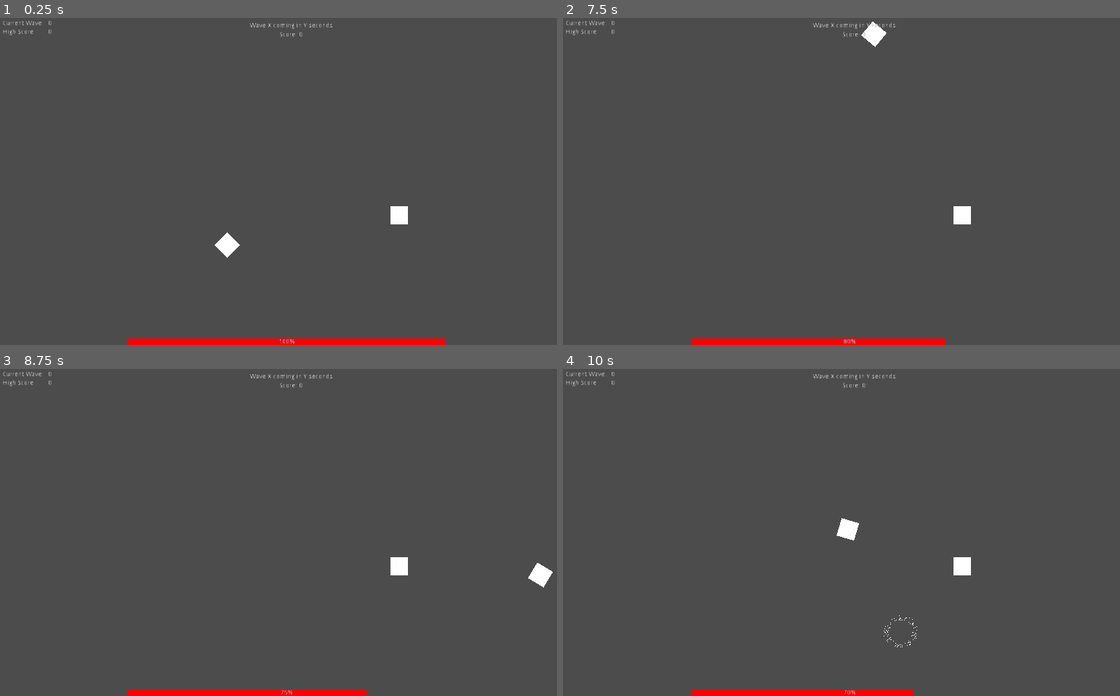
Above: before the commit, frames 1-4 (two rows, left to right).
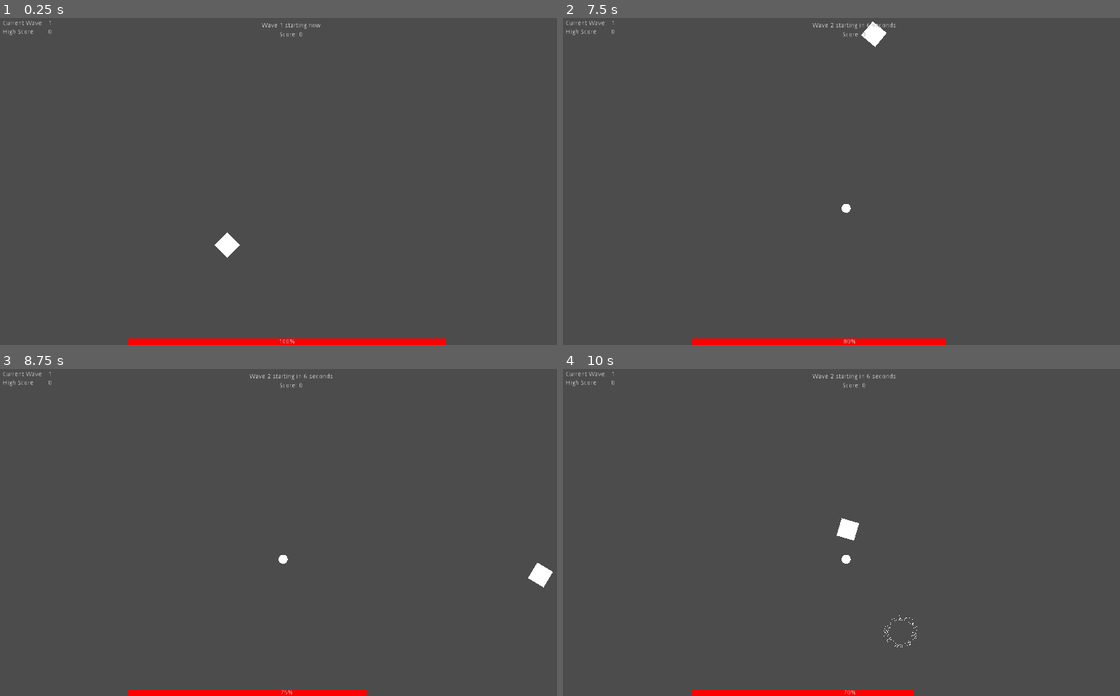
Above: after the commit, the same moments.

Repository: Noviv/BismarkUnchained
Game: Godot game, scene res://scenes/Main/Main.tscn
Two runs of this game, one before a commit and one after it. Both use one fixed random seed, a clock stepped at 60 frames per second and the inputs below. This scene is started directly instead of the project's main scene.
Inputs (mouse positions are in pixels of both pictures, inside the frame that each line leads up to):
- Up to frame 1 (0.25 s): no input
- Up to frame 2 (7.5 s): tap Enter at 0.5, 2 s; move the mouse to (980, 165) at 0.52 s; press the mouse at (980, 165) at 0.53 s; hold D (player_right) 0.53-1.28 s; tap Space at 1.25 s; move the mouse to (735, 197) at 1.27 s; release the mouse at (735, 197) at 1.28 s; hold S (player_down) 1.28-2.03 s; click (735, 197) at 1.35 s; move the mouse to (913, 109) at 2.02 s; press the mouse at (913, 109) at 2.03 s; hold D (player_right) 2.03-2.78 s; move the mouse to (824, 246) at 2.77 s; release the mouse at (824, 246) at 2.78 s; hold W (player_up) 2.78-3.53 s; click (824, 246) at 2.85 s; move the mouse to (1030, 230) at 3.52 s; press the mouse at (1030, 230) at 3.53 s; hold A (player_left) 3.53-5.03 s; move the mouse to (679, 132) at 4.27 s; release the mouse at (679, 132) at 4.28 s; click (679, 132) at 4.35 s; move the mouse to (880, 181) at 5.02 s; press the mouse at (880, 181) at 5.03 s; hold S (player_down) 5.03-5.78 s; move the mouse to (769, 99) at 5.77 s; release the mouse at (769, 99) at 5.78 s; hold D (player_right) 5.78-6.53 s; click (769, 99) at 5.85 s; move the mouse to (980, 165) at 6.52 s; press the mouse at (980, 165) at 6.53 s; hold W (player_up) 6.53-7.28 s; move the mouse to (735, 197) at 7.27 s; release the mouse at (735, 197) at 7.28 s; hold D (player_right) from 7.28 s (still down); click (735, 197) at 7.35 s
- Up to frame 3 (8.75 s): move the mouse to (350, 460) at 8.02 s; release D (player_right) at 8.03 s; press the mouse at (350, 460) at 8.03 s; hold S (player_down) from 8.03 s (still down)
- Up to frame 4 (10 s): move the mouse to (824, 597) at 8.77 s; release S (player_down) at 8.78 s; release the mouse at (824, 597) at 8.78 s; hold A (player_left) 8.78-9.53 s; click (824, 597) at 8.85 s; move the mouse to (1030, 581) at 9.52 s; press the mouse at (1030, 581) at 9.53 s; hold W (player_up) from 9.53 s (still down)

The runs differ from the first frame. In frame 1, 0.3% of the frame differs, in the area x 8-74%, y 0-64%; in frame 2, 0.3%; in frame 3, 0.3%; in frame 4, 0.3%.
Error before the commit: Parse Error: Parse error: Spaces used before tabs on a line (res://scenes/Enemy/Enemy.gd:24)

Commit message:
Add wave spawner using enemy scene (#32)

Diff:
--- a/BismarkUnchained/scenes/Enemy/Enemy.gd
+++ b/BismarkUnchained/scenes/Enemy/Enemy.gd
@@ -21,9 +21,9 @@
 	var collision = move_and_collide(dir * time_scale)
 	var aim_speed = deg2rad(1)*3.2
 	if get_angle_to(player_pos) > 0:
-    	rotation += aim_speed * time_scale
+		rotation += aim_speed * time_scale
 	elif get_angle_to(player_pos) < 0:
-    	rotation -= aim_speed * time_scale
+		rotation -= aim_speed * time_scale
 	if get_angle_to(player_pos) < 0.5 && get_angle_to(player_pos) > -0.5 && time_left < 0 && player_pos.distance_to(pos) > 150:
 		var s = sprite.instance()
 		s.get_node("Body").velocity = Vector2(player_pos.x - pos.x, player_pos.y - pos.y).normalized() * 100
--- a/BismarkUnchained/scenes/Main/Main.tscn
+++ b/BismarkUnchained/scenes/Main/Main.tscn
@@ -1,24 +1,23 @@
 [gd_scene load_steps=7 format=2]
 
 [ext_resource path="res://scenes/Main/Main.gd" type="Script" id=1]
-[ext_resource path="res://scenes/Wall/Wall.tscn" type="PackedScene" id=2]
-[ext_resource path="res://scenes/Player/Player.tscn" type="PackedScene" id=3]
-[ext_resource path="res://scenes/Enemy/Enemy.tscn" type="PackedScene" id=4]
-[ext_resource path="res://scenes/UI/PauseScene.tscn" type="PackedScene" id=5]
-[ext_resource path="res://scenes/UI/InGameUI.tscn" type="PackedScene" id=6]
+[ext_resource path="res://scenes/UI/PauseScene.tscn" type="PackedScene" id=2]
+[ext_resource path="res://scenes/Wall/Wall.tscn" type="PackedScene" id=3]
+[ext_resource path="res://scenes/Player/Player.tscn" type="PackedScene" id=4]
+[ext_resource path="res://scenes/UI/InGameUI.tscn" type="PackedScene" id=5]
+[ext_resource path="res://scenes/WaveHandler/WaveHandler.tscn" type="PackedScene" id=6]
 
 [node name="Main" type="Node2D"]
 script = ExtResource( 1 )
 
-[node name="Wall" parent="." instance=ExtResource( 2 )]
+[node name="Wall" parent="." instance=ExtResource( 3 )]
 
-[node name="Player" parent="." instance=ExtResource( 3 )]
+[node name="Player" parent="." instance=ExtResource( 4 )]
 position = Vector2( 500, 500 )
 scale = Vector2( 1, 1 )
 
-[node name="Enemy" parent="." instance=ExtResource( 4 )]
-position = Vector2( 878.557, 434.408 )
+[node name="PauseScene" parent="." instance=ExtResource( 2 )]
 
-[node name="PauseScene" parent="." instance=ExtResource( 5 )]
+[node name="UI" parent="." instance=ExtResource( 5 )]
 
-[node name="UI" parent="." instance=ExtResource( 6 )]
+[node name="WaveHandler" parent="." instance=ExtResource( 6 )]
--- a/BismarkUnchained/scenes/UI/InGameUI.tscn
+++ b/BismarkUnchained/scenes/UI/InGameUI.tscn
@@ -5,7 +5,7 @@
 
 [sub_resource type="StyleBoxLine" id=2]
 
-[node name="Control" type="Control"]
+[node name="WaveUI" type="Control"]
 anchor_right = 1.0
 anchor_bottom = 1.0
 margin_left = 1.22775
--- a/BismarkUnchained/scenes/UI/StartScreen.tscn
+++ b/BismarkUnchained/scenes/UI/StartScreen.tscn
@@ -18,6 +18,9 @@
 margin_top = 375.0
 margin_right = 730.0
 margin_bottom = 575.0
+__meta__ = {
+"_edit_use_anchors_": false
+}
 
 [node name="Start" type="Button" parent="CenterButtons"]
 margin_right = 200.0
--- /dev/null
+++ b/BismarkUnchained/scenes/WaveHandler/Spawner.gd
@@ -0,0 +1,17 @@
+extends Node2D
+
+onready var Enemy = load("res://scenes/Enemy/Enemy.tscn")
+
+func _ready():
+	$Timer.start(3)
+
+
+func _process(delta):
+	pass
+
+
+func _on_Timer_timeout():
+	var tempSpawn = Enemy.instance()
+	tempSpawn.position = get_global_position()
+	get_parent().add_child(tempSpawn)
+	self.queue_free()
--- /dev/null
+++ b/BismarkUnchained/scenes/WaveHandler/Spawner.tscn
@@ -0,0 +1,16 @@
+[gd_scene load_steps=3 format=2]
+
+[ext_resource path="res://scenes/WaveHandler/Spawner.gd" type="Script" id=1]
+
+[sub_resource type="SphereMesh" id=1]
+radius = 10.0
+height = 20.0
+
+[node name="Spawner" type="Node2D"]
+script = ExtResource( 1 )
+
+[node name="MeshInstance2D" type="MeshInstance2D" parent="."]
+mesh = SubResource( 1 )
+
+[node name="Timer" type="Timer" parent="."]
+[connection signal="timeout" from="Timer" to="." method="_on_Timer_timeout"]
--- /dev/null
+++ b/BismarkUnchained/scenes/WaveHandler/WaveHandler.gd
@@ -0,0 +1,80 @@
+extends Node2D
+
+var wave_num = 0
+var wave_reminder_sent = false
+var wave_length = 12
+var wave_warning = 6
+onready var WUI = get_node("../UI")
+onready var Enemy = load("res://scenes/Enemy/Enemy.tscn")
+onready var Spawner = load("res://scenes/WaveHandler/Spawner.tscn")
+onready var rng = RandomNumberGenerator.new()
+
+# Called when the node enters the scene tree for the first time.
+func _ready():
+	start_next_wave()
+	var time = OS.get_time()
+	rng.set_seed((time.hour + time.minute + time.second))
+
+func _process(delta):
+	if($WaveTimer.get_time_left() < wave_warning && !wave_reminder_sent):
+		WUI.get_node("WaveWarningLabel").set_text("Wave " + String(wave_num + 1) + " starting in " + String(wave_warning) +" seconds")
+		spawn_enemies()
+		wave_reminder_sent = true
+
+func start_next_wave():
+	wave_num += 1
+
+	WUI.get_node("WaveWarningLabel").set_text("Wave " + String(wave_num) + " starting now")
+	WUI.get_node("WaveCounter/Value").set_text(String(wave_num))
+
+
+
+
+	$WaveTimer.start(float(wave_length))
+	wave_reminder_sent = false
+
+func _on_Timer_timeout():
+	start_next_wave()
+
+func spawn_point(center):
+
+	var tempSpawn = Enemy.instance()
+	tempSpawn.position = center
+	get_parent().call_deferred("add_child", tempSpawn)
+
+func spawn_circle(center, count):
+
+
+	var form_radius = Vector2(0, wave_num * 10)
+	place_spawner(Vector2(center.x + form_radius.x, center.y + form_radius.y))
+	var form_angle = 6.28/count
+
+	for i in range(count - 1):
+		form_radius = form_radius.rotated(form_angle)
+		place_spawner(Vector2(center.x + form_radius.x, center.y + form_radius.y))
+		pass
+
+	pass
+
+func spawn_arc(center, count, curve):
+	pass
+
+func spawn_enemies():
+
+	var enemy_count = wave_num
+
+	while(enemy_count > 0):
+		var x = rng.randi_range(50, 1150)
+		var y = rng.randi_range(50, 650)
+		var center  = Vector2(x, y)
+		var rand_count = rng.randi_range(1, enemy_count)
+		spawn_circle(center, rand_count)
+		enemy_count -= rand_count
+
+	pass
+
+
+func place_spawner(center):
+	var tempSpawn = Spawner.instance()
+	tempSpawn.position = center
+	get_parent().call_deferred("add_child", tempSpawn)
--- /dev/null
+++ b/BismarkUnchained/scenes/WaveHandler/WaveHandler.tscn
@@ -0,0 +1,9 @@
+[gd_scene load_steps=2 format=2]
+
+[ext_resource path="res://scenes/WaveHandler/WaveHandler.gd" type="Script" id=1]
+
+[node name="WaveHandler" type="Node2D"]
+script = ExtResource( 1 )
+
+[node name="WaveTimer" type="Timer" parent="."]
+[connection signal="timeout" from="WaveTimer" to="." method="_on_Timer_timeout"]
